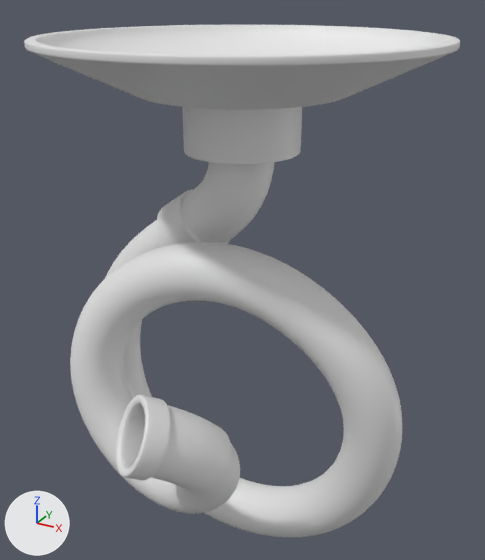
An edit to the FBX model Assets/3D_Asset_Center/Mesh/Funnel.fbx, drawn before and after from the same camera.
Rendered twice from a 50 mm camera at (0.163, -0.296, 0.162) aimed at (-0.001, 0.002, 0.013). The lights are fixed; the arrows at lower left show +X, +Y and +Z. The first picture is the older version. Where no turn or scale is listed for an object, it has been applied to the vertices.

The scene before the commit, as lines of its bpy script (objects in view):
```python
me_mesh = bpy.data.meshes.new('Mesh')
me_mesh.from_pydata(...)  # 5120 vertices, 5120 faces; spans x -9.9..9.9, y -5.5..0.0, z -9.9..9.9
me_mesh.materials.append(mat_openpbr_shader1)  # white #e7e7e7
me_mesh_001 = bpy.data.meshes.new('Mesh.001')
me_mesh_001.from_pydata(...)  # 8160 vertices, 8128 faces; spans x -0.107..0.099, y -0.118..0.026, z -0.252..0.0
me_mesh_001.materials.append(mat_openpbr_shader1)  # white #e7e7e7
ob_funnel_up = bpy.data.objects.new('Funnel_Up', me_mesh)
ob_funnel_up.parent = ob_funnel
ob_funnel_up.location = (0.00471, 14.04, 0.0538)
ob_sweep = bpy.data.objects.new('Sweep', me_mesh_001)
ob_sweep.location = (-0.0002, 0.0, 0.0973)
```
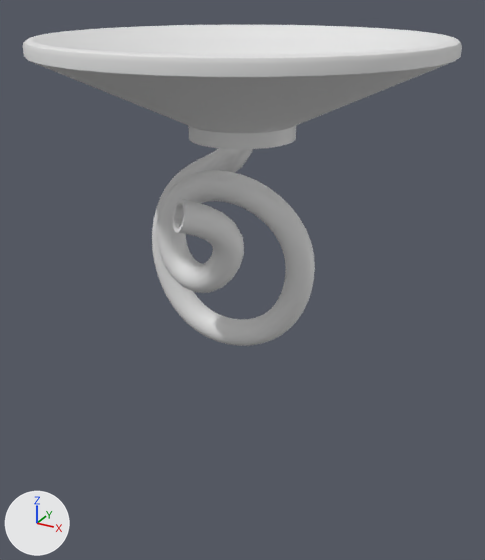
Where the change shows, as pixel boxes [x1, y1, x2, y2] in the pictures (485 x 560 px):
'Sweep', deleted
    before: [70, 162, 402, 538]
'Funnel_Up', reshaped, moved, rescaled (11% shorter)
    before: [24, 25, 460, 164]
    after: [23, 25, 462, 149]
'sweep3', added
    after: [152, 148, 315, 346]

Patch to the scene script:
```diff
--- a/Assets/3D_Asset_Center/Mesh/Funnel.fbx.py
+++ b/Assets/3D_Asset_Center/Mesh/Funnel.fbx.py
@@ me_mesh @@
 # used by ob_funnel_up; parent = ob_funnel; location = (0.00471, 14.04, 0.0538)
-me_mesh.from_pydata(...)  # 5120 vertices, 5120 faces; spans x -9.9..9.9, y -5.5..0.0, z -9.9..9.9
+me_mesh.from_pydata(...)  # 448 vertices, 448 faces; spans x -10.0..10.0, y -6.7..6.4, z -10.0..10.0
+# me_mesh part 1: 5120 vertices removed from x -9.9..9.9, y -5.5..0.0, z -9.9..9.9; 448 vertices added at x -10.0..10.0, y -6.7..6.4, z -10.0..10.0
 me_mesh.materials.append(mat_openpbr_shader1)
@@ me_mesh_001_1 @@
+me_mesh_001_1.from_pydata(...)  # 4736 vertices, 4736 faces; spans x -0.058..0.0433, y -0.0648..0.0074, z -0.0261..0.0988
+me_mesh_001_1.materials.append(mat_openpbr_shader1)  # white #e7e7e7
@@ ob_sweep @@
-ob_sweep = bpy.data.objects.new('Sweep', me_mesh_001)
-ob_sweep.location = (-0.0002, 0.0, 0.0973)
@@ ob_funnel_up @@
 ob_funnel_up.parent = ob_funnel
-ob_funnel_up.location = (0.00471, 14.04, 0.0538)
+ob_funnel_up.location = (0.00471, 11.69, 0.0538)
+ob_funnel_up.scale = (1.0, 0.367, 1.0)
@@ ob_sweep3 @@
+ob_sweep3 = bpy.data.objects.new('sweep3', me_mesh_001_1)
+ob_sweep3.location = (0.0, 0.0, 0.0)
```
